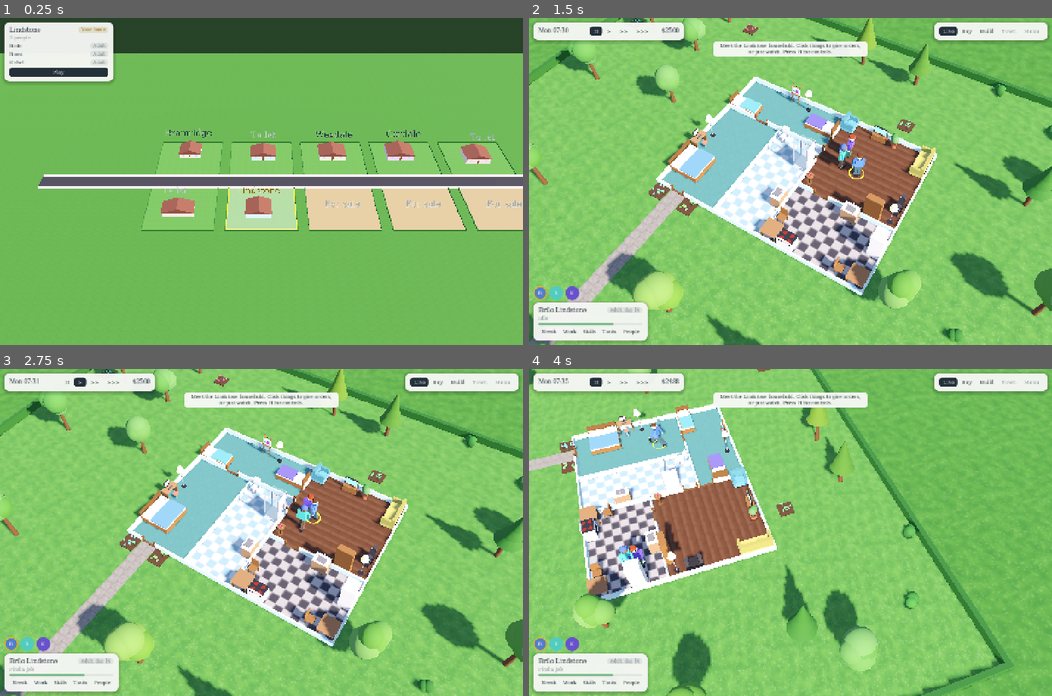
Above: before the commit, frames 1-4 (two rows, left to right).
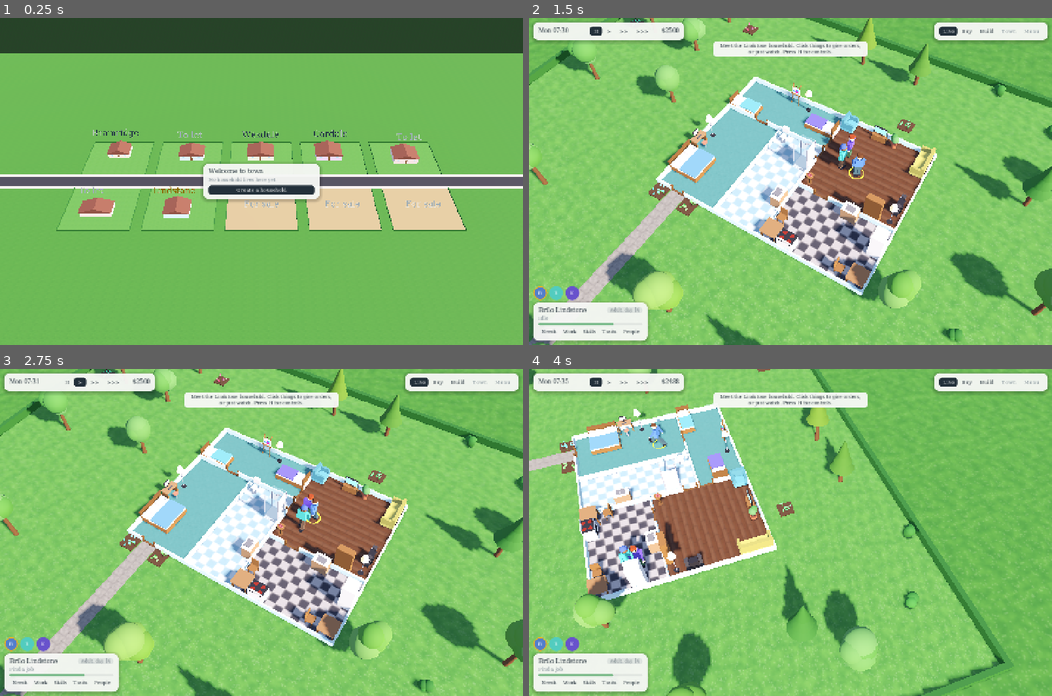
Above: after the commit, the same moments.

Repository: qmzpalgh/the-people
Game: Godot game, scene res://main.tscn
Two runs of this game, one before a commit and one after it. Both use one fixed random seed, a clock stepped at 60 frames per second and the inputs below.
Inputs (mouse positions are in pixels of both pictures, inside the frame that each line leads up to):
- Up to frame 1 (0.25 s): no input
- Up to frame 2 (1.5 s): click "Play" (after the commit: "Create a household") at 0.5 s; click "II" at 1.25 s
- Up to frame 3 (2.75 s): click ">" at 2 s
- Up to frame 4 (4 s): click ">>" at 2.75 s; tap Enter at 3.5 s; move the mouse to (905, 516) at 3.52 s; hold D from 3.53 s (still down); hold Q from 3.53 s (still down); click (905, 516) at 3.67 s; tap Space at 3.77 s

The runs differ from the first frame. In frame 1, 12% of the frame differs, in the area x 0-100%, y 1-66%; in frame 2, less than 0.1%; in frame 3, less than 0.1%; in frame 4, less than 0.1%.

Commit message:
T7: Ask for a household when there is no save
Co-Authored-By: Claude Sonnet 5.5 <noreply@anthropic.com>

Diff:
--- a/scripts/main.gd
+++ b/scripts/main.gd
@@ -182,7 +182,12 @@
 		set_screen(OS.get_environment("TP_SCREEN"))
 	elif not testing or OS.has_environment("TP_BOOT"):
 		# A normal launch opens on the town. TP_BOOT lets a test run do the same.
-		town_view.open_home()
+		# Nothing has written the save since the top of _ready(), so no file here means no save
+		# was there at launch. A launch with no household yet asks for one.
+		if FileAccess.file_exists(save_path):
+			town_view.open_home()
+		else:
+			town_view.ask_create()
 		set_screen("town")
 	if OS.has_environment("TP_TOWN_TRIP"):
 		add_child(TownTrip.new(self))
--- a/scripts/town_view.gd
+++ b/scripts/town_view.gd
@@ -83,6 +83,11 @@
 	open_home()
 
 
+## The first launch, with no save: no lot is framed and no card is open, only the prompt.
+func ask_create() -> void:
+	hud.show_prompt()
+
+
 ## A flat tint the size of a lot, moved onto the lot that is hovered or picked.
 func _marker(c: Color) -> MeshInstance3D:
 	var m := MeshInstance3D.new()
@@ -148,6 +153,8 @@
 
 ## A click on a lot opens its card; a click on nothing closes it. Returns the card title.
 func click(mpos: Vector2) -> String:
+	if hud.asking():
+		return ""
 	var l = lot_at(mpos)
 	picked = -1 if l == null else l["id"]
 	_show_marker(_pick_n, picked)
@@ -164,6 +171,9 @@
 		var id := int(OS.get_environment("TP_TOWN_CLICK"))
 		var a := origin(town.lot(id)) + Vector3(World.W / 2.0, 0, World.H / 2.0)
 		print("town card: ", click(cam.cam.unproject_position(a)))
+	if _frame == 8 and OS.has_environment("TP_TOWN_CREATE") and hud.asking():
+		hud.create_btn.pressed.emit()
+		print("town create: screen ", game.screen, ", prompt ", hud.asking())
 	if _frame == 8 and OS.has_environment("TP_TOWN_PLAY"):
 		hud.play_btn.pressed.emit()
 		print("town play: screen ", game.screen, ", speed ", game.speed)
--- a/scripts/ui_town.gd
+++ b/scripts/ui_town.gd
@@ -8,6 +8,8 @@
 var card: PanelContainer
 var body: VBoxContainer
 var play_btn: Button
+var prompt: CenterContainer
+var create_btn: Button
 var title := ""             # the card's title now, "" when the card is closed
 
 
@@ -30,6 +32,38 @@
 	body.add_theme_constant_override("separation", 6)
 	card.add_child(body)
 	card.hide()
+	prompt = CenterContainer.new()
+	prompt.set_anchors_preset(Control.PRESET_FULL_RECT)
+	prompt.mouse_filter = Control.MOUSE_FILTER_IGNORE
+	root.add_child(prompt)
+	var pc := PanelContainer.new()
+	pc.custom_minimum_size.x = 320
+	prompt.add_child(pc)
+	var pv := VBoxContainer.new()
+	pv.add_theme_constant_override("separation", 8)
+	pc.add_child(pv)
+	ui._label(pv, "Welcome to town", 17)
+	ui._label(pv, "No household lives here yet.", 13).add_theme_color_override("font_color", UI.MUTED)
+	create_btn = ui._btn(pv, "Create a household", _create)
+	create_btn.add_theme_stylebox_override("normal", ui._sb(UI.INK))
+	create_btn.add_theme_stylebox_override("hover", ui._sb(UI.INK.lightened(0.15)))
+	create_btn.add_theme_color_override("font_color", Color.WHITE)
+	create_btn.add_theme_color_override("font_hover_color", Color.WHITE)
+	prompt.hide()
+
+
+func show_prompt() -> void:
+	prompt.show()
+
+
+func asking() -> bool:
+	return prompt.visible
+
+
+## Until the household creator exists, this starts the random household already loaded.
+func _create() -> void:
+	prompt.hide()
+	game.set_screen("lot")
 
 
 ## Opens the card for a lot, or closes it for null.
